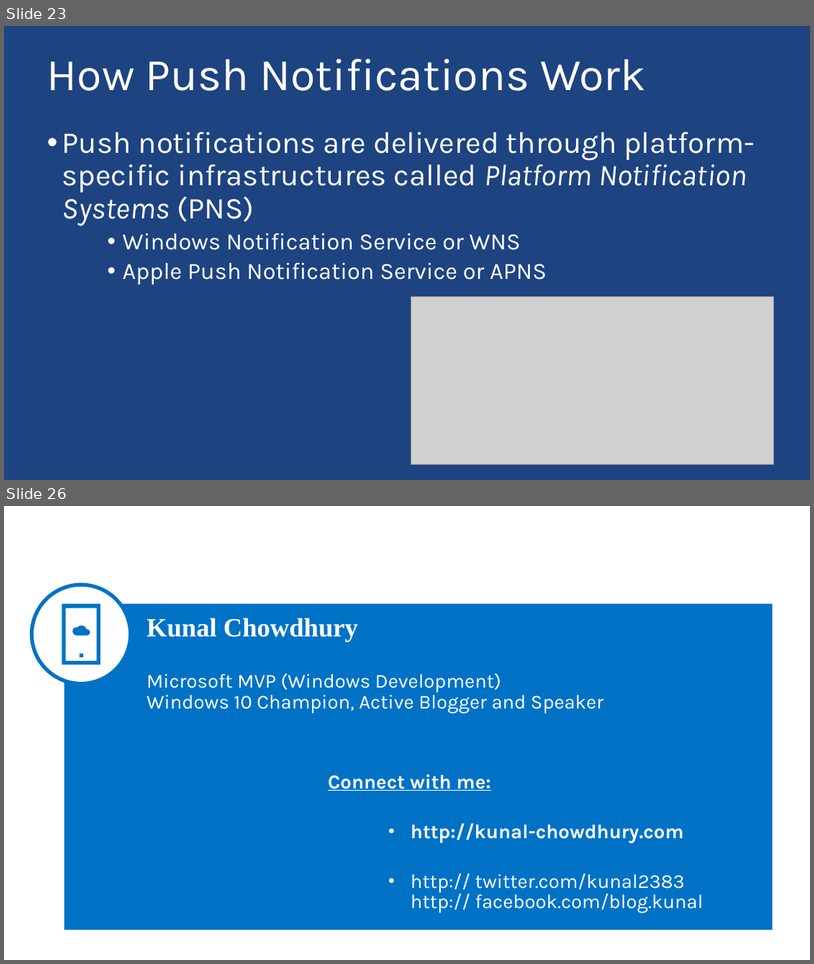
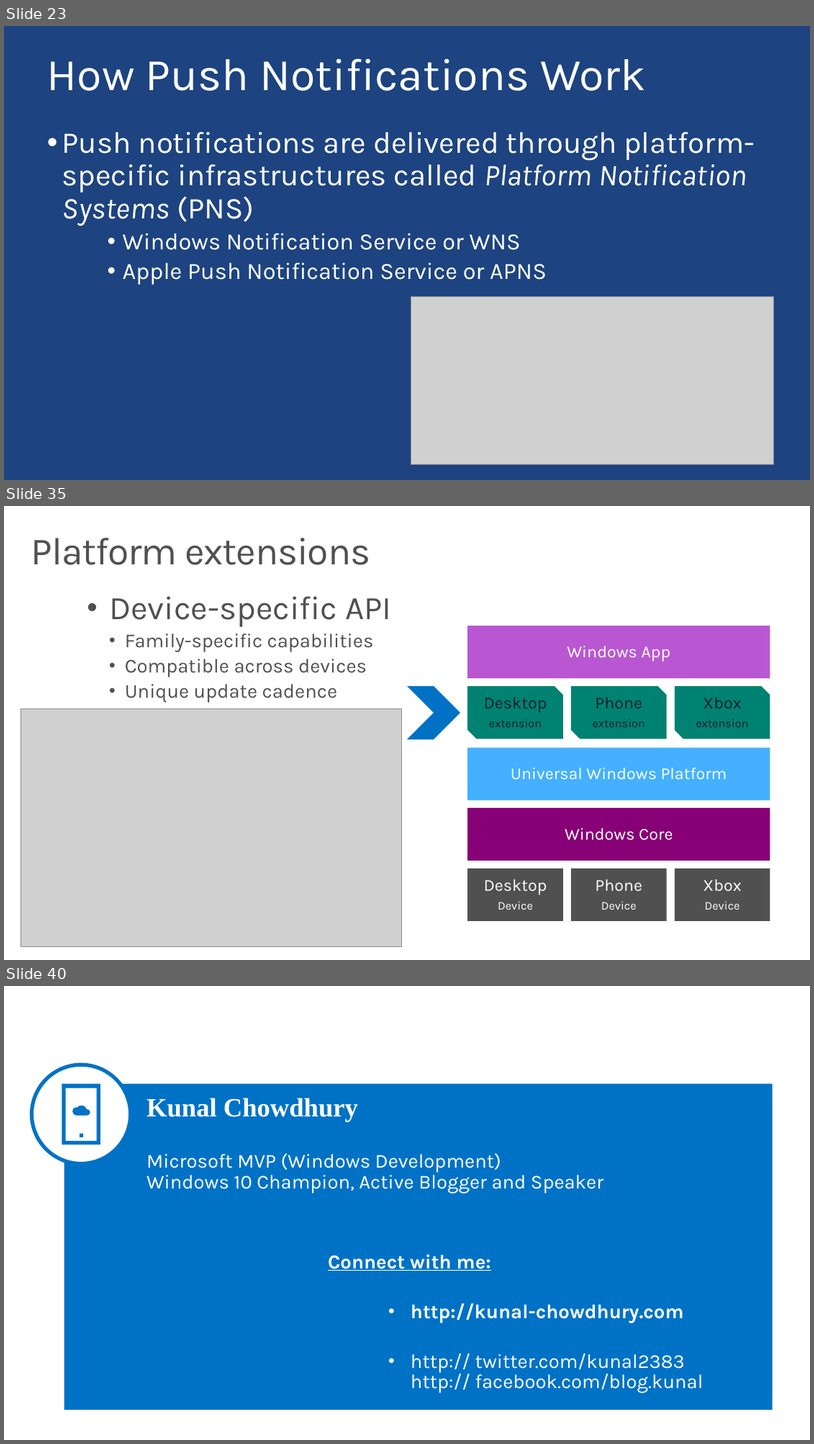
Before and after one commit to kunal-chowdhury/Public-Speakings, a slide deck: 20161112-12-Nov-2016, Microsoft Azure MVP Bootcamp/Azure App Services and Universal Windows Platform.pptx. Shown one above the other, each under a label of ours: slides 23 and 26 before the commit, slides 23, 35 and 40 after it; the slides between them are not shown. The pictures are 814x964 and 814x1444 pixels, drawn with LibreOffice and Linux fonts; fonts in the diff are those of the drawing; grey boxes stand for pictures; background and template pictures are left out. Boxes give left, top, right and bottom in pixels: in the first picture for what was removed or moved away, otherwise in the second. Text is boxed around its words. In the diff, an @@ line names an element or a change of style, - is before the commit and + after.

Commit message:
Updated the slides for 'Microsoft Azure MVP Bootcamp - 12Nov2016' on 'Azure App Services and Universal Windows Platform'

```diff
--- a/20161112-12-Nov-2016, Microsoft Azure MVP Bootcamp/Azure App Services and Universal Windows Platform.pptx
+++ b/20161112-12-Nov-2016, Microsoft Azure MVP Bootcamp/Azure App Services and Universal Windows Platform.pptx
@@ slide 35 added at (x1=4, y1=506, x2=810, y2=960), background #FFFFFF @@
@@ title added at (x1=31, y1=538, x2=370, y2=565), 46.8 pt, text #505050 @@
+Platform extensions
@@ text added at (x1=109, y1=596, x2=391, y2=703), 24 pt, text #505050 @@
+• Device-specific API
+  • Family-specific capabilities
+  • Compatible across devices
+  • Unique update cadence
@@ rectangle added at (x1=468, y1=626, x2=770, y2=679), fill #B957D2, 20.4 pt, text #FFFFFF @@
+Windows App
@@ chevron added at (x1=407, y1=686, x2=460, y2=739), fill #0072C6 @@
@@ snip diag rect added at (x1=468, y1=686, x2=563, y2=739), fill #008272, 14.3 pt, text #001D32 @@
+Desktop
+extension
@@ snip diag rect added at (x1=571, y1=686, x2=667, y2=739), fill #008272, 14.3 pt, text #001D32 @@
+Phone
+extension
@@ snip diag rect added at (x1=675, y1=686, x2=771, y2=739), fill #008272, 14.3 pt, text #001D32 @@
+Xbox
+extension
@@ picture added at (x1=21, y1=709, x2=402, y2=946) @@
@@ group added at (x1=468, y1=747, x2=771, y2=921): 5 rectangles @@
+Phone
+Device
+Xbox
+Device
+Desktop
+Device
+Windows Core
+Universal Windows Platform
@@ what was slide 26 is now slide 40 @@
```
Also in this commit, not shown: 2 slides changed, 15 other slides added, 2 slides removed.
